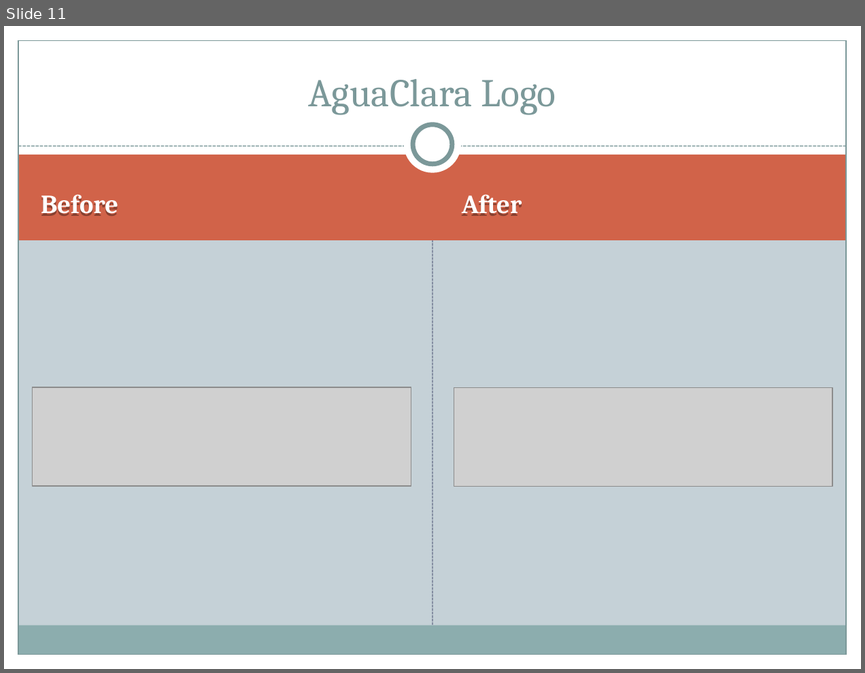
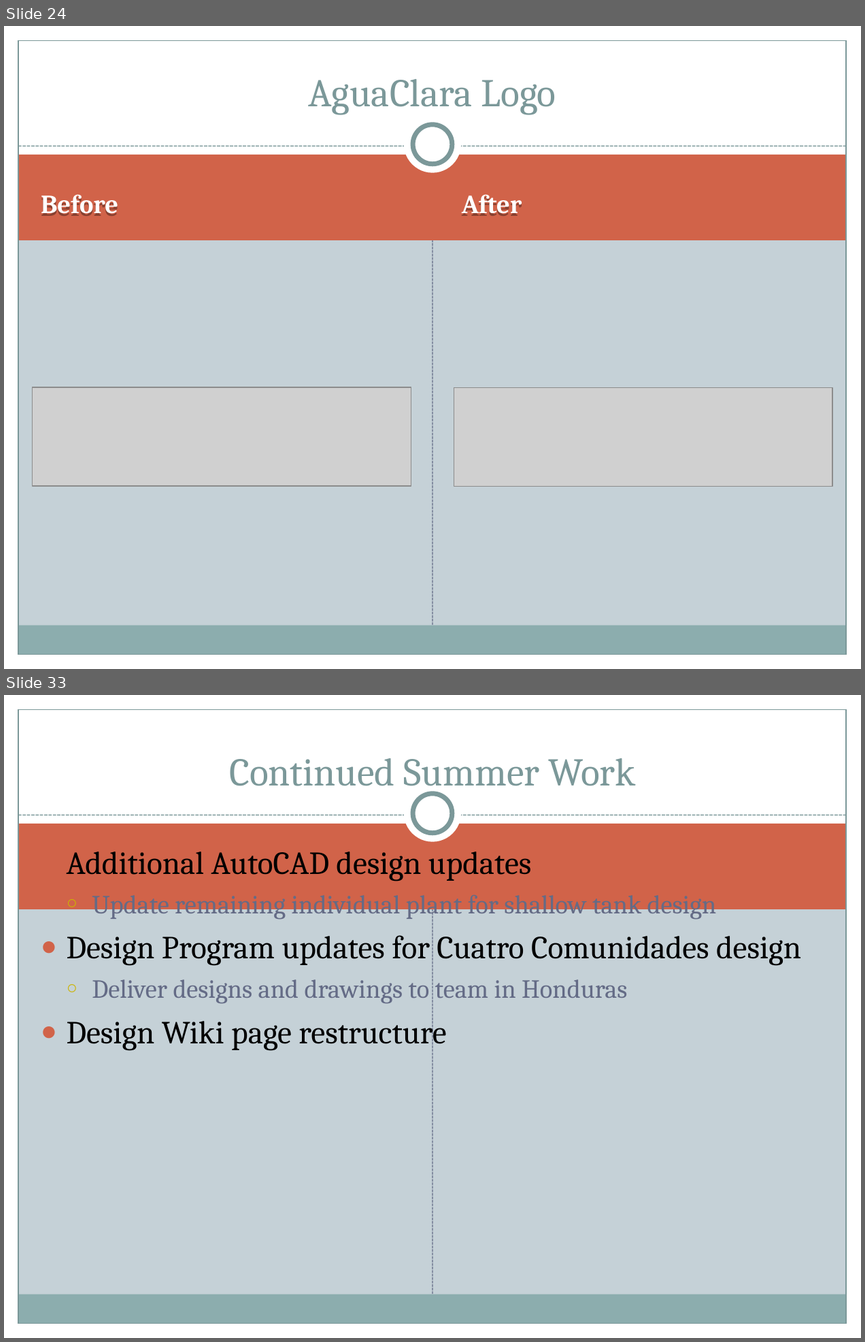
Before and after one commit to AguaClara/mathcad, a slide deck: Automated Design/AutoCAD Help (Documentation)/Automated Design.ppt. Shown one above the other, each under a label of ours: slide 11 before the commit, slides 24 and 33 after it; the slides between them are not shown. The pictures are 865x673 and 865x1342 pixels, drawn with LibreOffice and Linux fonts; fonts in the diff are those of the drawing; grey boxes stand for pictures. Boxes give left, top, right and bottom in pixels: in the first picture for what was removed or moved away, otherwise in the second. Text is boxed around its words. In the diff, an @@ line names an element or a change of style, - is before the commit and + after.

```diff
--- a/Automated Design/AutoCAD Help (Documentation)/Automated Design.ppt
+++ b/Automated Design/AutoCAD Help (Documentation)/Automated Design.ppt
@@ slide 33 added at <box>4,695,861,1338</box>, background #C5D1D7; not listed: 11 template elements that a slide beside it also shows @@
@@ title added at <box>229,758,635,794</box>, 33 pt, text #7B9899 @@
+Continued Summer Work
@@ text added at <box>67,851,801,1049</box>, 27 pt, text #000000 @@
+● Additional AutoCAD design updates
+  ○ Update remaining individual plant for shallow tank design
+● Design Program updates for Cuatro Comunidades design
+  ○ Deliver designs and drawings to team in Honduras
+● Design Wiki page restructure
@@ what was slide 11 is now slide 24 @@
```
Also in this commit, not shown: 2 slides changed, 22 other slides added, 1 other file.
